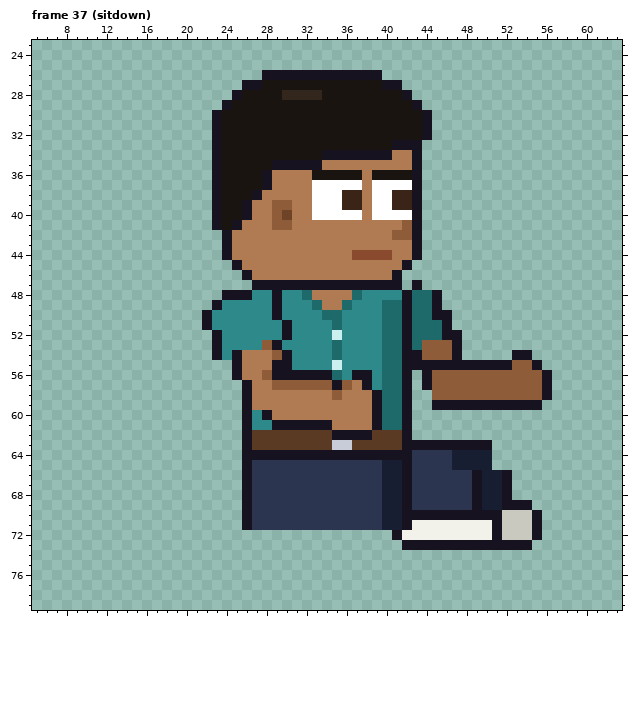
Two states of a pixel-art file, sprites/expo/expo_vendh_right_anim.aseprite. That is the earlier state.
64x80 pixels, 129 frames. Shown: frame 37 (sitdown): x 5..63, y 23..79. The old version is drawn lined up with the new one. The commit also changed other frames, which this record leaves out.
After the commit:
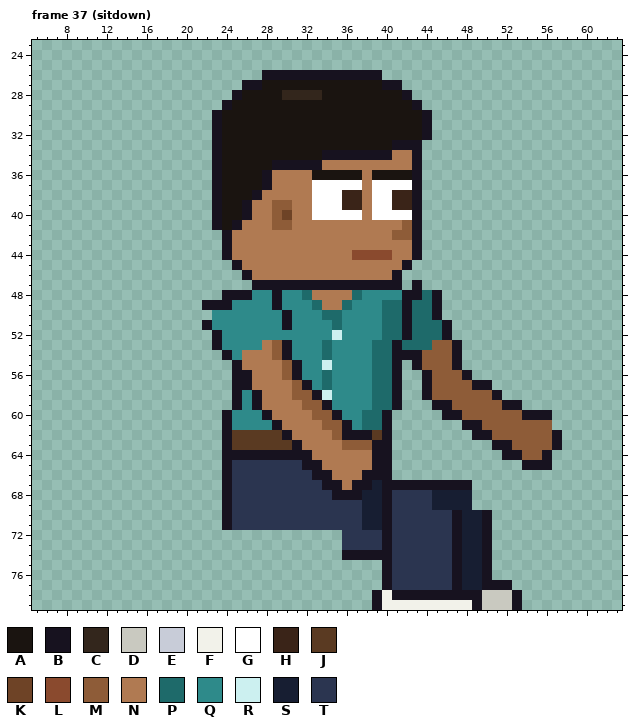
Palette (. is transparent): A #1a1410  B #17121f  C #33261c  D #c9c9c0  E #c8ccd8  F #f2f2ea  G #ffffff  H #3a2418  J #5a3a22  K #6e4326  L #8a4a2e  M #8e5c38  N #b07a52  P #1e6a6a  Q #2e8a8a  R #ccf0f0  S #171e32  T #2b3550
What changed:
whole drawing moved by +2,-6 (the old picture is shown already moved)
Changed rows in their new state; - is an unchanged pixel.
Frame 37 (sitdown):
first column x 22:
48 ---------------------B--------------
49 B-B---------------------------------
50 .------QB---------------.-----------
52 --------Q----------------.----------
53 ------NMB---PQ---P-BP-P-------------
54 -.BQ--------PQ---P-B-----------..---
55 -------NMB--RQ---P-B.-MMM-........--
56 ----B-NNM-QQPQ-QQP-B.-----B........-
57 ---B---NN-BQPQQQQP-B.------BB......-
58 ---BQB---MMBRQQQQP-B.-B------B.....-
59 ---BQB----MMBQQQQP-B.----MMMMM--..--
60 --BQQ------MMBQQPPB..---BBMMMMMMBBB-
61 --BQQ---NNNNMMBQPPB..-----BBMMMMMMM-
62 --BJJ---BNNNNM----B..------BBMMMMMMB
63 --BJJ----BNNNNMMMBB..........BBMMMMB
64 --BB-------NNNNNN--..........-BBMMB-
65 --BTT-----BBNNNNNBB..........---BBB-
66 --BTT------BBNNNBBB............-----
67 --BTT-------BBNBBSBB-BBBBBB....-----
68 --BTT--------BBBSSBTT--SSSS....-----
69 --BTT-----------SSBTT--SSSS......---
70 --BTT-----------SSBTTTTTT-SS-.....--
71 --BTT-----------SSBTTTTTTBSSB.....--
72 --------------TTTTBTTTTTTBSSB.....--
73 --------------TTTTBTTTTTT-SS-....---
74 --------------BBBBBTTTTTTBSSB-------
75 ------------------BTTTTTTBSSB-------
76 ------------------BTTTTTTBSSB-------
77 ------------------BTTTTTTBSSBBB-----
78 -----------------BFBBBBBBBBBDDDB----
79 -----------------BFFFFFFFFFBDDDB----
